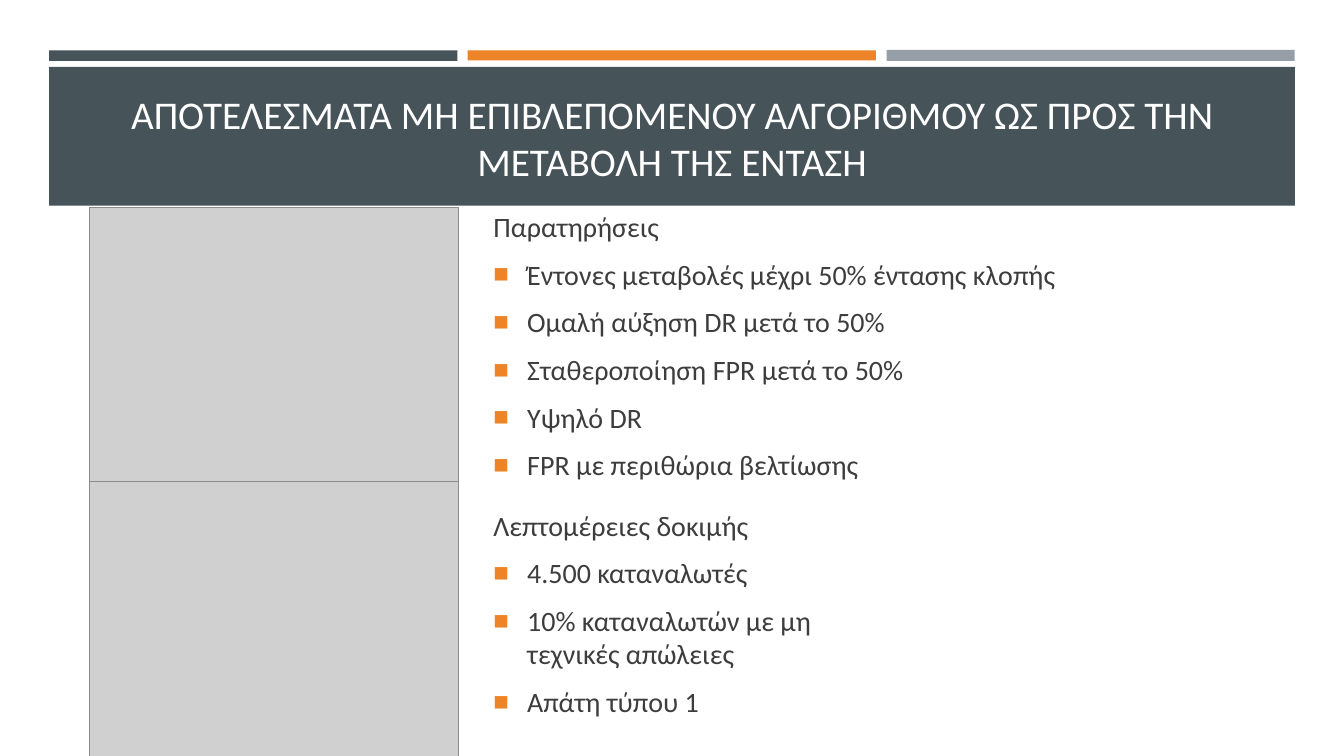
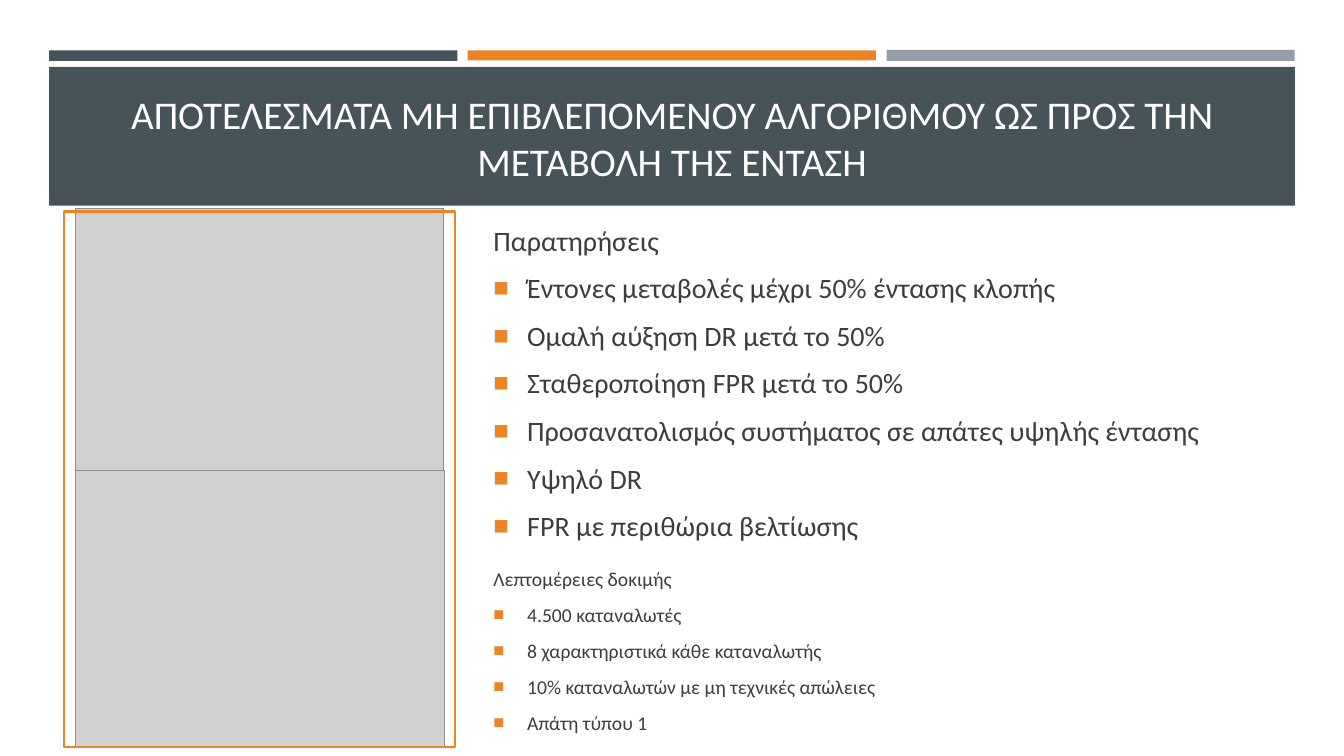
Before and after one commit to thanmitsel/Theft-detection, a slide deck: slide 12 of LateX/Presentation/Ανιχνευση μη τεχνικων απωλειων με συστηματα μηχανικης μαθησης.pptx. Drawn at 1344x756 pixels with LibreOffice and Linux fonts; fonts in the diff are those of the drawing; grey boxes stand for pictures. Boxes give left, top, right and bottom in pixels: in the first picture for what was removed or moved away, otherwise in the second. Text is boxed around its words. In the diff, an @@ line names an element or a change of style, - is before the commit and + after.

```diff
--- a/LateX/Presentation/Ανιχνευση μη τεχνικων απωλειων με συστηματα μηχανικης μαθησης.pptx
+++ b/LateX/Presentation/Ανιχνευση μη τεχνικων απωλειων με συστηματα μηχανικης μαθησης.pptx
@@ picture: place and size @@
-picture at (90, 207, 459, 483)
+picture at (76, 208, 445, 484)
@@ rectangle added at (65, 212, 456, 747), outline #ED8428 1.75 pt @@
@@ text at (527, 421, 1198, 446): paragraph added @@
+■ Προσανατολισμός συστήματος σε απάτες υψηλής έντασης
@@ picture: place and size @@
-picture at (90, 481, 459, 756)
+picture at (76, 470, 445, 747)
@@ text "Λεπτομέρειες δοκιμής": place and size @@
-text "Λεπτομέρειες δοκιμής" at (493, 516, 810, 717)
+text "Λεπτομέρειες δοκιμής" at (493, 572, 876, 733)
@@ text at (493, 572, 876, 733): size 20 to 14 pt in "Λεπτομέρειες δοκιμής", "4.500 καταναλωτές", "10% καταναλωτών με μη τεχνικές απώλειες", "Απάτη τύπου 1"; less space between paragraphs @@
@@ text at (527, 644, 822, 661): paragraph added @@
+■ 8 χαρακτηριστικά κάθε καταναλωτής
```
Also in this commit, not shown: 13 other slides changed, 3 slides added, 1 slide removed, 8 other files.
